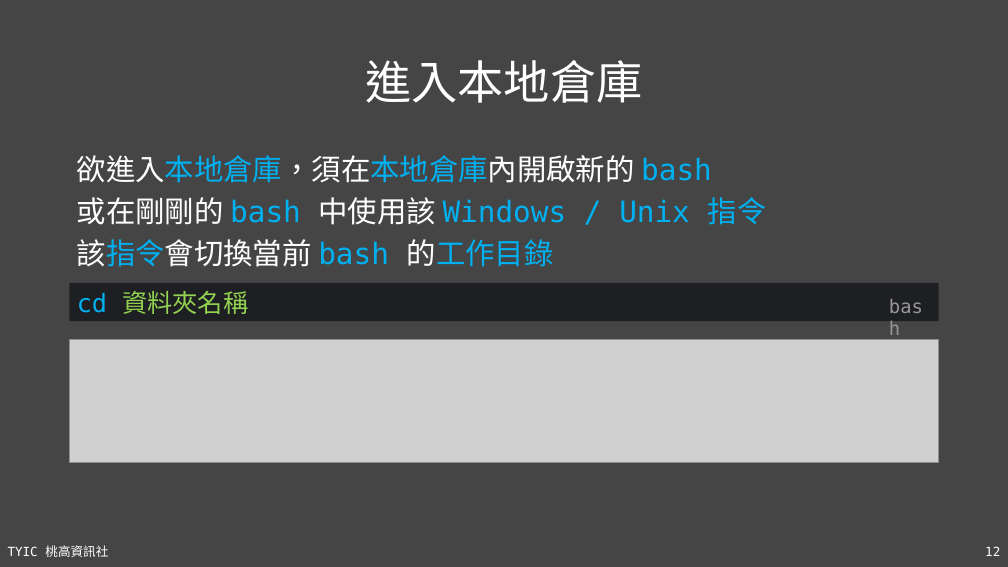
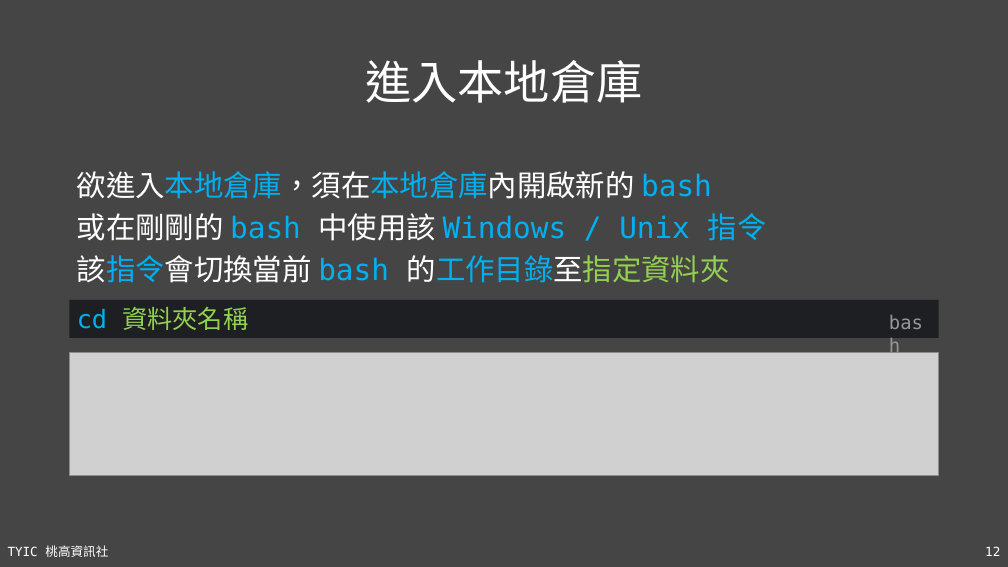
Before and after one commit to TYSHIC/slides, a slide deck: slide 12 of ppt/16_Git 與 Github.pptx. Drawn at 1008x567 pixels with LibreOffice and Linux fonts; fonts in the diff are those of the drawing; grey boxes stand for pictures. Boxes give left, top, right and bottom in pixels: in the first picture for what was removed or moved away, otherwise in the second. Text is boxed around its words. In the diff, an @@ line names an element or a change of style, - is before the commit and + after.

```diff
--- a/ppt/16_Git 與 Github.pptx
+++ b/ppt/16_Git 與 Github.pptx
@@ text "欲進入本地倉庫，須在本地倉庫內開啟新的 bash": place and size @@
-text "欲進入本地倉庫，須在本地倉庫內開啟新的 bash" at (77,155,767,267)
+text "欲進入本地倉庫，須在本地倉庫內開啟新的 bash" at (77,171,767,283)
@@ text at (77,255,730,283): text changed @@
-該指令會切換當前 bash 的工作目錄
+該指令會切換當前 bash 的工作目錄至指定資料夾
@@ rectangle "cd 資料夾名稱": place and size @@
-rectangle "cd 資料夾名稱" at (70,283,939,321)
+rectangle "cd 資料夾名稱" at (70,300,939,338)
@@ text "bash": place and size @@
-text "bash" at (882,290,939,321)
+text "bash" at (882,308,939,338)
@@ picture: place and size @@
-picture at (70,340,939,463)
+picture at (70,352,939,476)
```
Also in this commit, not shown: 7 slides added, 7 other files.
